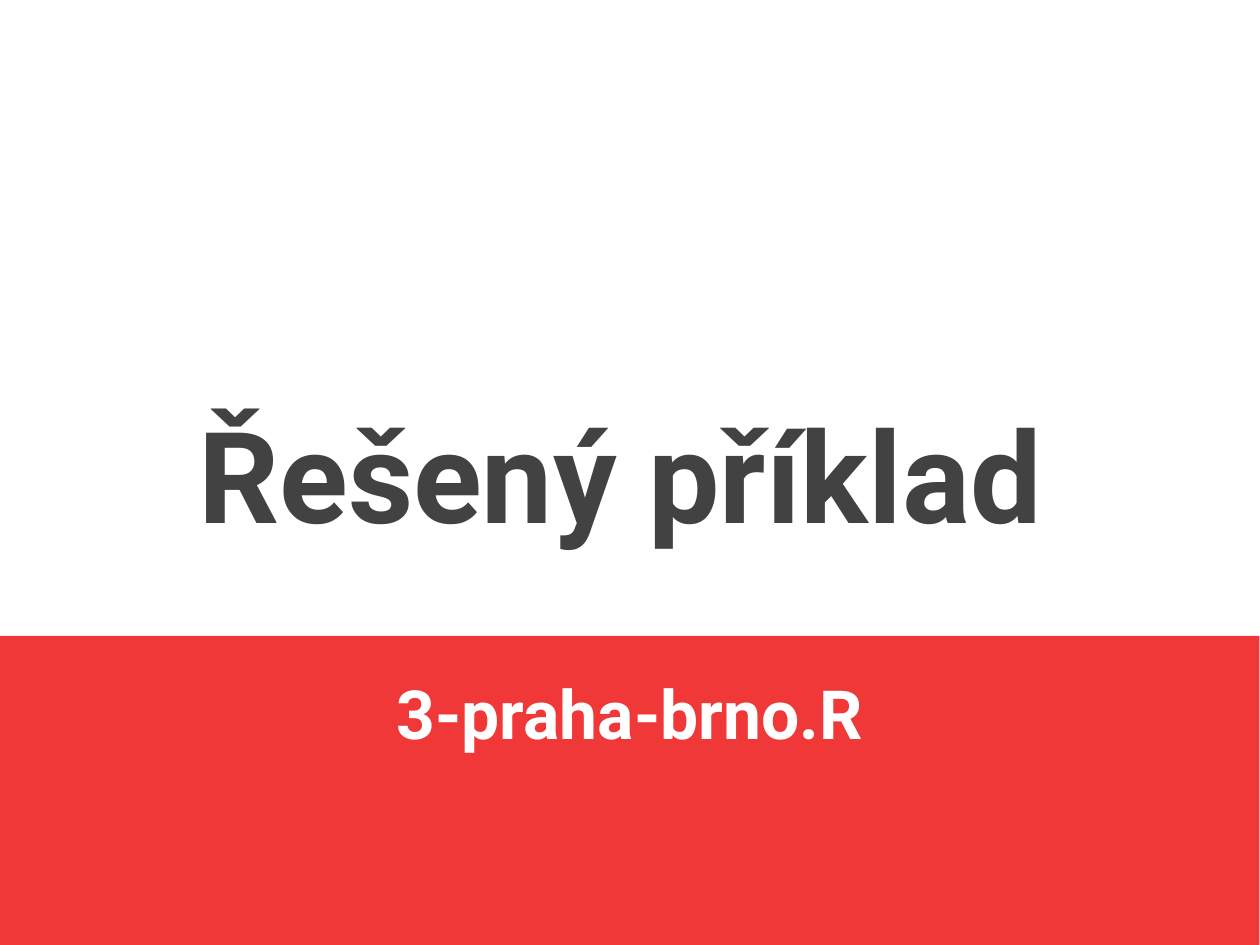
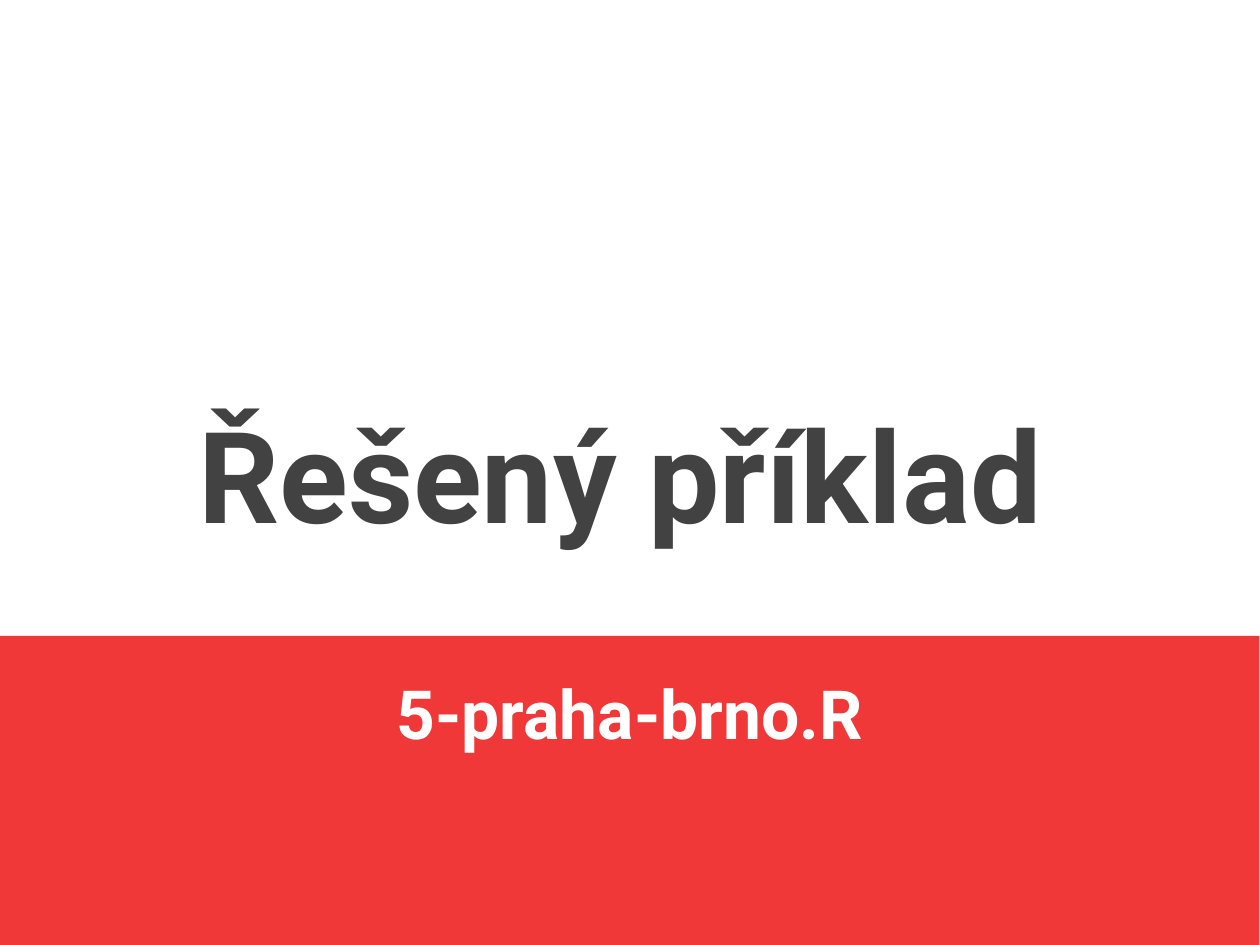
Before and after one commit to jlacko/4EK418, a slide deck: slide 16 of prez/5 - vlastní objekty.odp. Drawn at 1260x945 pixels with LibreOffice and Linux fonts; fonts in the diff are those of the drawing. Boxes give left, top, right and bottom in pixels: in the first picture for what was removed or moved away, otherwise in the second. Text is boxed around its words. In the diff, an @@ line names an element or a change of style, - is before the commit and + after.

```diff
--- a/prez/5 - vlastní objekty.odp
+++ b/prez/5 - vlastní objekty.odp
@@ text at box(397, 688, 863, 753): text changed @@
-3-praha-brno.R
+5-praha-brno.R
```
Also in this commit, not shown: 4 other slides changed, 59 other files.
